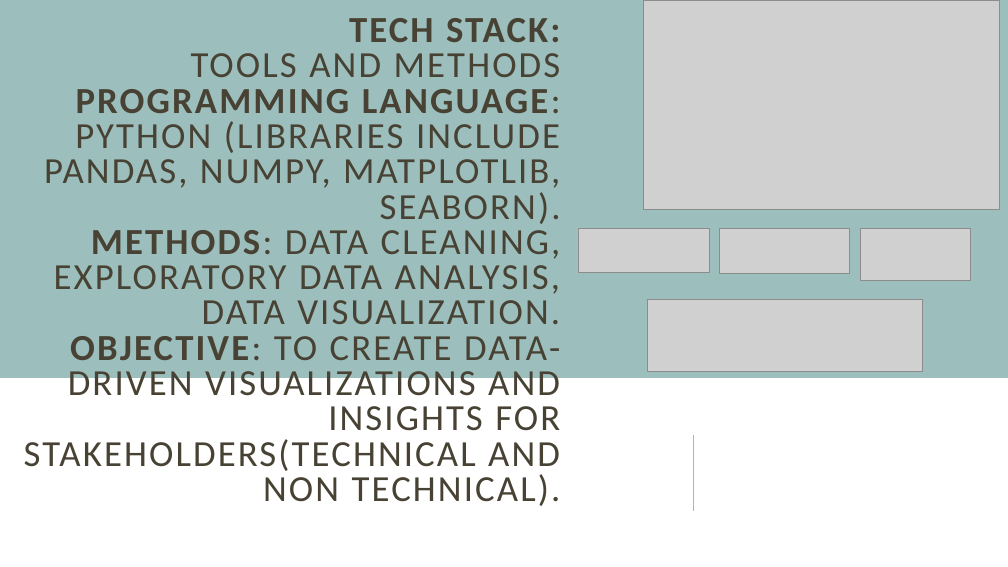
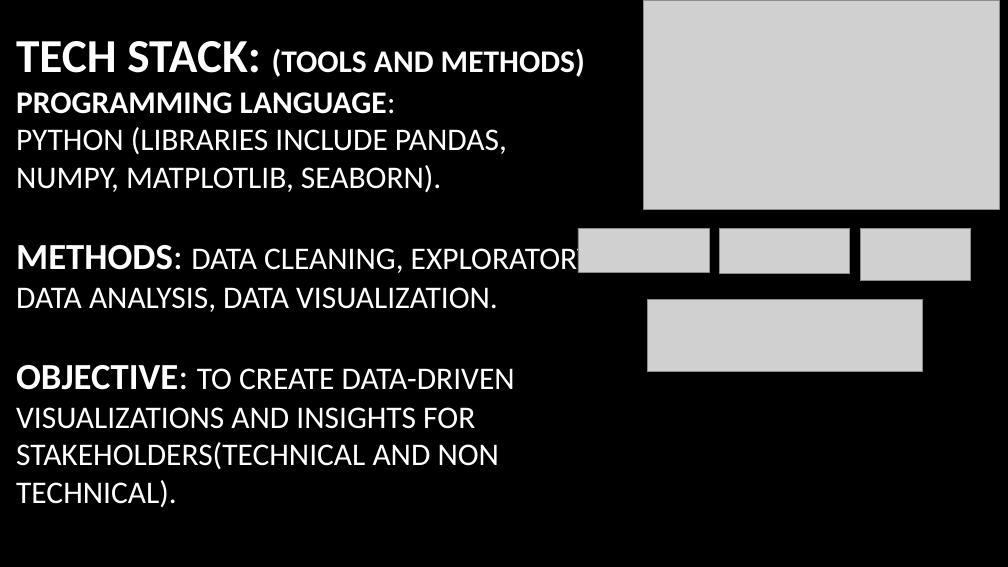
Before and after one commit to EngrIBGIT/Advanced-Data-Analytics---Portfolio-Project-for-DataPulse, a slide deck: slide 10 of presentation/Analysis_of_Police_Recorded_Data_Ibrahim_.pptx (slide 8 before the commit). Drawn at 1008x567 pixels with LibreOffice and Linux fonts; fonts in the diff are those of the drawing; grey boxes stand for pictures; background and template pictures are left out. Boxes give left, top, right and bottom in pixels: in the first picture for what was removed or moved away, otherwise in the second. Text is boxed around its words. In the diff, an @@ line names an element or a change of style, - is before the commit and + after.

```diff
--- a/presentation/Analysis_of_Police_Recorded_Data_Ibrahim_.pptx
+++ b/presentation/Analysis_of_Police_Recorded_Data_Ibrahim_.pptx
@@ background #FFFFFF to picture (left out) @@
@@ rectangle removed at [0,0,1008,378] @@
@@ title "TECH STACK: (TOOLS AND METHODS) ..." at [16,41,592,507]: vertical alignment middle to bottom @@
@@ title at [16,41,592,507]: text changed; size 35 to 30 pt; text colour #474233 to #FFFFFF @@
-TECH STACK:
-TOOLS AND METHODS
-PROGRAMMING LANGUAGE: PYTHON (LIBRARIES INCLUDE PANDAS, NUMPY, MATPLOTLIB, SEABORN).
-METHODS: DATA CLEANING, EXPLORATORY DATA ANALYSIS, DATA VISUALIZATION.
-OBJECTIVE: TO CREATE DATA-DRIVEN VISUALIZATIONS AND INSIGHTS FOR STAKEHOLDERS(TECHNICAL AND NON TECHNICAL).
+TECH STACK: (TOOLS AND METHODS)
+PROGRAMMING LANGUAGE:
+PYTHON (LIBRARIES INCLUDE PANDAS, NUMPY, MATPLOTLIB, SEABORN).
+METHODS: DATA CLEANING, EXPLORATORY DATA ANALYSIS, DATA VISUALIZATION.
+OBJECTIVE: TO CREATE DATA-DRIVEN VISUALIZATIONS AND INSIGHTS FOR STAKEHOLDERS(TECHNICAL AND NON TECHNICAL).
@@ line removed from (693, 511) to (693, 436) @@
```
Also in this commit, not shown: 18 other slides changed, 9 slides added, 4 slides removed.
